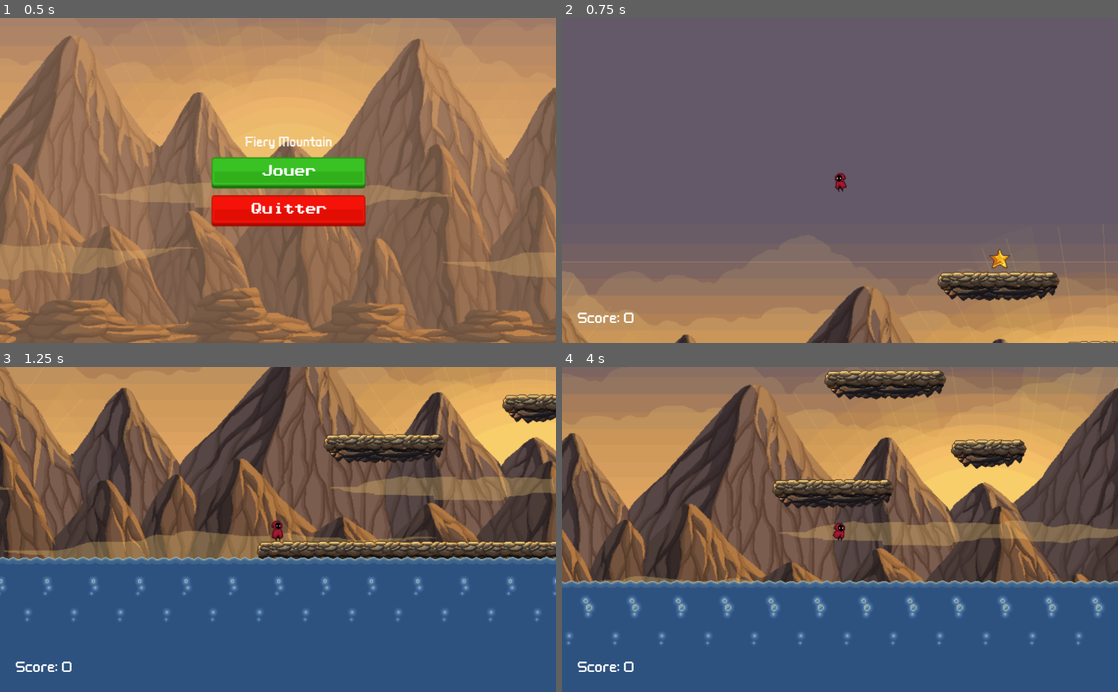
Above: before the commit, frames 1-4 (two rows, left to right).
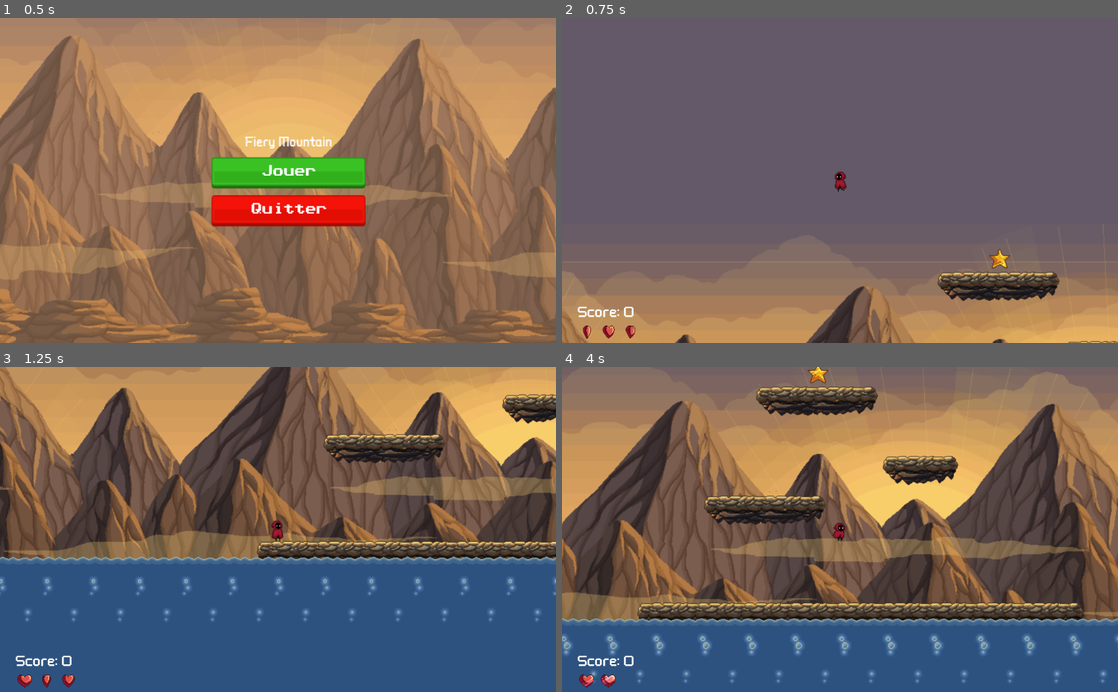
Above: after the commit, the same moments.

Repository: MisterSim8/Fiery-Mountain
Game: Godot game, scene res://scenes/menu.tscn
Two runs of this game, one before a commit and one after it. Both use one fixed random seed, a clock stepped at 60 frames per second and the inputs below.
Inputs:
- Up to frame 1 (0.5 s): no input
- Up to frame 2 (0.75 s): click "Jouer" at 0.5 s
- Up to frame 3 (1.25 s): no input
- Up to frame 4 (4 s): hold D (right) 1.28-2.78 s; tap T (test) every 0.75 s from 1.35 to 3.6 s; tap W (jump) at 1.52, 2.27, 3.77 s; hold A (left) 2.78-3.53 s; hold D (right) from 3.53 s (still down)

Frame 1 is identical in both runs. In frame 2, 0.5% of the frame differs, in the area x 2-52%, y 47-99%; in frame 3, 0.5%; in frame 4, 56%, in the area x 0-100%, y 0-99%.

Commit message:
implémentation des PV du joueur et de la boucle de jeu. Implémentation du processus de mort

Diff:
--- a/godot-project/scenes/GUI.tscn
+++ b/godot-project/scenes/GUI.tscn
@@ -1,7 +1,17 @@
-[gd_scene load_steps=5 format=2]
+[gd_scene load_steps=16 format=2]
 
 [ext_resource path="res://assets/themes/FlatUI/kenneyUI.tres" type="Theme" id=1]
 [ext_resource path="res://assets/themes/fonts/wellbutrin/Welbut__.ttf" type="DynamicFontData" id=2]
+[ext_resource path="res://assets/Mountain-platformer-pixel-art-tileset/PNG/items/Heart/heart2.png" type="Texture" id=3]
+[ext_resource path="res://assets/Mountain-platformer-pixel-art-tileset/PNG/items/Heart/heart5.png" type="Texture" id=4]
+[ext_resource path="res://assets/Mountain-platformer-pixel-art-tileset/PNG/items/Heart/heart1.png" type="Texture" id=5]
+[ext_resource path="res://assets/Mountain-platformer-pixel-art-tileset/PNG/items/Heart/heart3.png" type="Texture" id=6]
+[ext_resource path="res://assets/Mountain-platformer-pixel-art-tileset/PNG/items/Heart/heart4.png" type="Texture" id=7]
+[ext_resource path="res://assets/Mountain-platformer-pixel-art-tileset/PNG/items/Heart/heart8.png" type="Texture" id=8]
+[ext_resource path="res://assets/Mountain-platformer-pixel-art-tileset/PNG/items/Heart/heart6.png" type="Texture" id=9]
+[ext_resource path="res://assets/Mountain-platformer-pixel-art-tileset/PNG/items/Heart/heart10.png" type="Texture" id=10]
+[ext_resource path="res://assets/Mountain-platformer-pixel-art-tileset/PNG/items/Heart/heart7.png" type="Texture" id=11]
+[ext_resource path="res://assets/Mountain-platformer-pixel-art-tileset/PNG/items/Heart/heart9.png" type="Texture" id=12]
 
 [sub_resource type="DynamicFont" id=1]
 size = 24
@@ -11,27 +21,58 @@
 size = 24
 font_data = ExtResource( 2 )
 
+[sub_resource type="SpriteFrames" id=3]
+animations = [ {
+"frames": [ ExtResource( 5 ), ExtResource( 3 ), ExtResource( 6 ), ExtResource( 7 ), ExtResource( 4 ), ExtResource( 9 ), ExtResource( 11 ), ExtResource( 8 ), ExtResource( 12 ), ExtResource( 10 ) ],
+"loop": true,
+"name": "default",
+"speed": 5.0
+} ]
+
 [node name="GUI" type="CanvasLayer"]
+
+[node name="VBoxMenu" type="VBoxContainer" parent="."]
+margin_right = 40.0
+margin_bottom = 40.0
 
 [node name="HBoxScore" type="HBoxContainer" parent="."]
 margin_left = 28.0
-margin_top = 510.0
+margin_top = 488.0
 margin_right = 158.0
 margin_bottom = 598.0
 theme = ExtResource( 1 )
 custom_constants/separation = 6
 
 [node name="scoreTitre" type="Label" parent="HBoxScore"]
-margin_top = 27.0
+margin_top = 38.0
 margin_right = 79.0
-margin_bottom = 61.0
+margin_bottom = 72.0
 custom_fonts/font = SubResource( 1 )
 text = "Score:"
 
 [node name="scoreData" type="Label" parent="HBoxScore"]
 margin_left = 85.0
-margin_top = 27.0
+margin_top = 38.0
 margin_right = 105.0
-margin_bottom = 61.0
+margin_bottom = 72.0
 custom_fonts/font = SubResource( 2 )
 text = "0"
+
+[node name="heart" type="AnimatedSprite" parent="."]
+position = Vector2( 46, 580 )
+frames = SubResource( 3 )
+frame = 7
+playing = true
+
+[node name="heart2" type="AnimatedSprite" parent="."]
+position = Vector2( 86, 580 )
+frames = SubResource( 3 )
+frame = 5
+playing = true
+
+[node name="heart3" type="AnimatedSprite" parent="."]
+position = Vector2( 126, 580 )
+scale = Vector2( 1.0625, 1 )
+frames = SubResource( 3 )
+frame = 6
+playing = true
--- a/godot-project/scenes/Player.tscn
+++ b/godot-project/scenes/Player.tscn
@@ -212,7 +212,7 @@
 [node name="AnimatedSprite" type="AnimatedSprite" parent="."]
 frames = SubResource( 5 )
 animation = "default-walk-left"
-frame = 6
+frame = 5
 playing = true
 __meta__ = {
 "_edit_lock_": true
--- a/godot-project/scenes/main.tscn
+++ b/godot-project/scenes/main.tscn
@@ -131,7 +131,7 @@
 "_edit_lock_": true
 }
 
-[node name="water" type="StaticBody2D" parent="."]
+[node name="water" type="Area2D" parent="."]
 position = Vector2( 16, 527 )
 z_index = 2
 collision_layer = 2
@@ -150,4 +150,5 @@
 position = Vector2( 262, 208 )
 z_index = 2
 
+[connection signal="body_entered" from="water" to="." method="_on_water_body_entered"]
 [connection signal="body_entered" from="star" to="." method="_on_star_body_entered"]
--- a/godot-project/scripts/main.gd
+++ b/godot-project/scripts/main.gd
@@ -17,6 +17,7 @@
 
 #VAR JOUEUR
 var scoreJoueur = 0
+var pvJoueur = 3
 var positionInitialeJoueurX = 323
 var positionInitialeJoueurY = 508
 #FIN VAR JOUEUR
@@ -50,6 +51,9 @@
 
 func _process(delta):
 	majUI()
+	#on évalue la condition de mort
+	if pvJoueur <=0:
+		die()
 	if Input.is_action_just_pressed("test"):
 		addPlatform(1)
 
@@ -57,7 +61,6 @@
 	#gestion eau
 	tempsEau += delta
 	if tempsEau >= interValEau:
-		print("raise")
 		raiseWater(raiseEau)
 		tempsEau = 0
 
@@ -190,8 +193,20 @@
 func _on_star_body_entered(body):
 	scoreJoueur = scoreJoueur + 1
 	#resetPlayer()
+func _on_water_body_entered(body):
+	if body.name == "player":
+		pvJoueur = pvJoueur - 1
+		resetWater()
+		resetPlayer()
 ##FIN CALLBACKS
 
 
 func majUI():
 	get_node("player/GUI/HBoxScore/scoreData").text = str(scoreJoueur)
+
+	if pvJoueur == 2:
+		$player/GUI/heart3.visible = false
+	if pvJoueur == 1:
+		$player/GUI/heart2.visible = false
+	if pvJoueur == 0:
+		$player/GUI/heart.visible = false
Binary file added: godot-project/assets/Mountain-platformer-pixel-art-tileset/PNG/items/Heart/heart1.png
Not shown, added: godot-project/assets/Mountain-platformer-pixel-art-tileset/PNG/items/Heart/heart1.png.import
Binary file added: godot-project/assets/Mountain-platformer-pixel-art-tileset/PNG/items/Heart/heart10.png
Not shown, added: godot-project/assets/Mountain-platformer-pixel-art-tileset/PNG/items/Heart/heart10.png.import
Binary file added: godot-project/assets/Mountain-platformer-pixel-art-tileset/PNG/items/Heart/heart2.png
Not shown, added: godot-project/assets/Mountain-platformer-pixel-art-tileset/PNG/items/Heart/heart2.png.import
Binary file added: godot-project/assets/Mountain-platformer-pixel-art-tileset/PNG/items/Heart/heart3.png
Not shown, added: godot-project/assets/Mountain-platformer-pixel-art-tileset/PNG/items/Heart/heart3.png.import
Binary file added: godot-project/assets/Mountain-platformer-pixel-art-tileset/PNG/items/Heart/heart4.png
Not shown, added: godot-project/assets/Mountain-platformer-pixel-art-tileset/PNG/items/Heart/heart4.png.import
Binary file added: godot-project/assets/Mountain-platformer-pixel-art-tileset/PNG/items/Heart/heart5.png
Not shown, added: godot-project/assets/Mountain-platformer-pixel-art-tileset/PNG/items/Heart/heart5.png.import
(and 8 more such lines)
